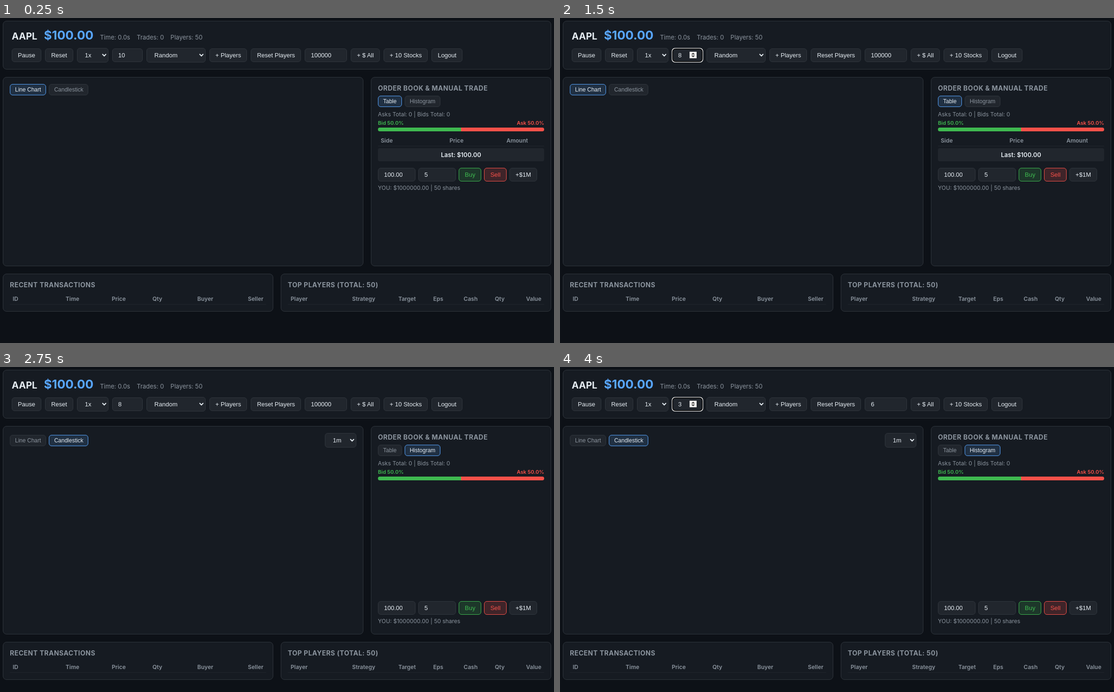
Above: before the commit, frames 1-4 (two rows, left to right).
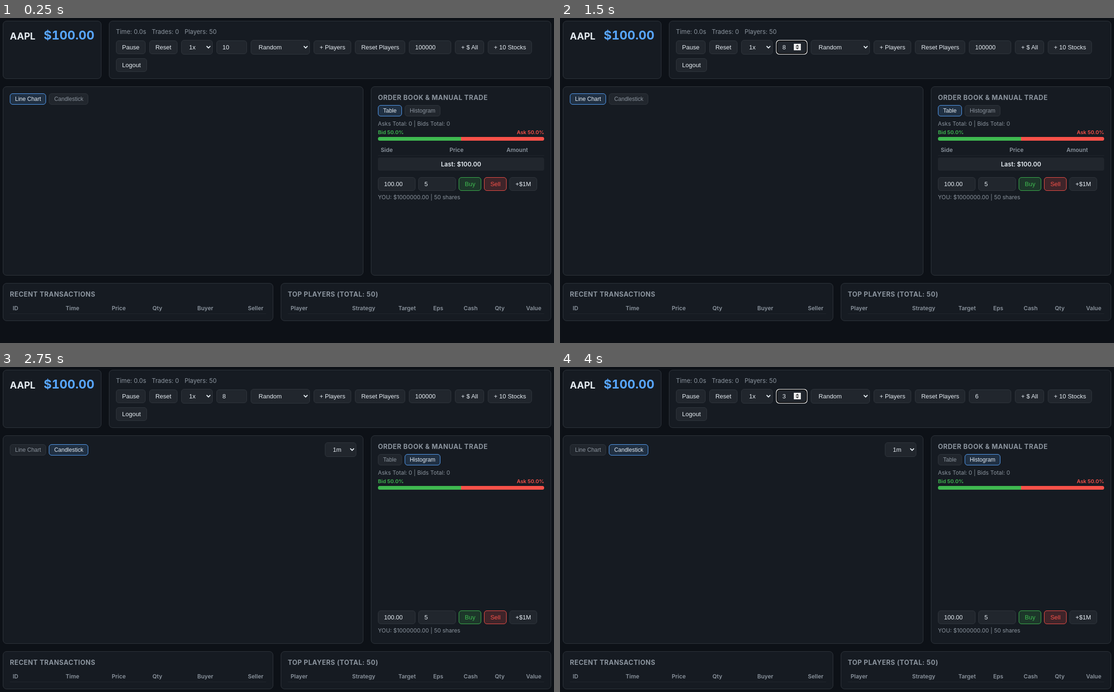
Above: after the commit, the same moments.

Repository: liyuan1234/stock-market-game
Game: browser game, page index.html
The game is run twice, just before and just after one commit, with the same random seed, the same clock (stepped at 60 frames per second) and the same inputs.
Inputs (mouse positions are in pixels of both pictures, inside the frame that each line leads up to; where the layout moved, square brackets give the same spot in the first picture):
- Up to frame 1 (0.25 s): no input
- Up to frame 2 (1.5 s): click (742, 193) [742, 183] at 0.27 s; click (742, 209) [742, 200] at 1.07 s; click (792, 47) [687, 57] at 1.27 s; type "8" at 1.27 s; tap Enter at 1.3 s
- Up to frame 3 (2.75 s): click (116, 526) [116, 519] at 1.67 s; click "Candlestick" at 1.87 s; click "+ 10 Stocks" at 2.02 s; click (254, 523) [254, 513] at 2.27 s; click "Histogram" at 2.47 s
- Up to frame 4 (4 s): click (792, 575) [792, 565] at 2.87 s; click (992, 396) [886, 406] at 3.07 s; type "6" at 3.07 s; tap Enter at 3.1, 3.7 s; click (654, 584) [654, 575] at 3.47 s; click (792, 396) [687, 406] at 3.67 s; type "3" at 3.67 s

The runs differ from the first frame. In frame 1, 6.5% of the frame differs, in the area x 0-100%, y 0-94%; in frame 2, 6.7%; in frame 3, 6.5%; in frame 4, 6.6%.
Error in both runs: TypeError: Failed to fetch

Commit message:
Split bot/player config, fixed-width ticker card, login step fix, and bot replacement at cap

Diff:
--- a/config.json
+++ b/config.json
@@ -4,7 +4,7 @@
         "initial_price": 100.0,
         "number_of_stock": 1000
     },
-    "player": {
+    "bot": {
         "initial_cash": 1000000.0,
         "initial_shares": 50,
         "price_spread": 2.0,
@@ -12,6 +12,12 @@
         "max_order_qty": 10,
         "target_price_range": 5.0,
         "allow_short_selling": true
+    },
+    "player": {
+        "initial_cash": 1000000.0,
+        "initial_shares": 0,
+        "allow_short_selling": true,
+        "allow_adding_bots": true
     },
     "simulation": {
         "initial_players": 50,
--- a/index.html
+++ b/index.html
@@ -12,12 +12,14 @@
     }
     * { box-sizing: border-box; margin: 0; padding: 0; }
     body { font-family: -apple-system, BlinkMacSystemFont, "Segoe UI", sans-serif; background: var(--bg); color: var(--text); padding: 16px; }
-    header { display: flex; flex-wrap: wrap; justify-content: space-between; align-items: center; gap: 12px; background: var(--card); border: 1px solid var(--border); border-radius: 8px; padding: 14px 18px; margin-bottom: 16px; }
-    .ticker { display: flex; align-items: baseline; gap: 14px; }
-    .ticker h1 { font-size: 20px; }
-    .price { font-size: 26px; font-weight: 700; color: var(--blue); }
+    .top-row { display: flex; gap: 16px; align-items: stretch; margin-bottom: 16px; flex-wrap: wrap; }
+    .ticker-card { width: 210px; flex-shrink: 0; display: flex; align-items: baseline; justify-content: space-between; gap: 12px; padding: 12px 18px; white-space: nowrap; }
+    .ticker-card h1 { font-size: 20px; }
+    .price { font-size: 26px; font-weight: 700; color: var(--blue); font-variant-numeric: tabular-nums; }
+    .controls-card { flex: 1; display: flex; flex-wrap: wrap; justify-content: space-between; align-items: center; gap: 10px; padding: 12px 16px; }
+    .stats { display: flex; align-items: center; gap: 12px; }
     .meta { color: var(--muted); font-size: 13px; }
-    .controls { display: flex; gap: 8px; align-items: center; }
+    .controls { display: flex; flex-wrap: wrap; gap: 8px; align-items: center; }
     button, select, input { background: #21262d; color: var(--text); border: 1px solid var(--border); border-radius: 6px; padding: 6px 12px; font-size: 13px; cursor: pointer; }
     button:hover { border-color: var(--blue); }
     .btn-buy { background: rgba(63,185,80,0.18); border-color: var(--green); color: var(--green); }
@@ -52,37 +54,41 @@
   </style>
 </head>
 <body>
-  <header>
-    <div class="ticker">
+  <div class="top-row">
+    <div class="card ticker-card">
       <h1 id="symbol">AAPL</h1>
       <span class="price" id="price">$100.00</span>
-      <span class="meta" id="sim-time">Time: 0.0s</span>
-      <span class="meta" id="tx-count">Trades: 0</span>
-      <span class="meta" id="player-count">Players: 50</span>
     </div>
-    <div class="controls">
-      <button id="toggle-btn" onclick="toggleRun()">Pause</button>
-      <button onclick="postAction('/api/reset')">Reset</button>
-      <select id="speed-sel" onchange="setSpeed(this.value)">
-        <option value="1">1x</option>
-        <option value="2">2x</option>
-        <option value="5">5x</option>
-        <option value="10">10x</option>
-      </select>
-      <input type="number" id="add-n" min="1" max="500" value="10" style="width:65px;cursor:text;" />
-      <select id="add-bias">
-        <option value="random" selected>Random</option>
-        <option value="bull">Buyers (Bull)</option>
-        <option value="bear">Sellers (Bear)</option>
-      </select>
-      <button onclick="addPlayers()">+ Players</button>
-      <button onclick="resetPlayers()">Reset Players</button>
-      <input type="number" id="inject-amt" min="1" step="1000" value="100000" style="width:90px;cursor:text;" />
-      <button onclick="injectCash()">+ $ All</button>
-      <button onclick="injectStock()">+ 10 Stocks</button>
-      <button onclick="logout()">Logout</button>
+    <div class="card controls-card">
+      <div class="stats">
+        <span class="meta" id="sim-time">Time: 0.0s</span>
+        <span class="meta" id="tx-count">Trades: 0</span>
+        <span class="meta" id="player-count">Players: 50</span>
+      </div>
+      <div class="controls">
+        <button id="toggle-btn" onclick="toggleRun()">Pause</button>
+        <button onclick="postAction('/api/reset')">Reset</button>
+        <select id="speed-sel" onchange="setSpeed(this.value)">
+          <option value="1">1x</option>
+          <option value="2">2x</option>
+          <option value="5">5x</option>
+          <option value="10">10x</option>
+        </select>
+        <input type="number" id="add-n" min="1" max="500" value="10" style="width:65px;cursor:text;" />
+        <select id="add-bias">
+          <option value="random" selected>Random</option>
+          <option value="bull">Buyers (Bull)</option>
+          <option value="bear">Sellers (Bear)</option>
+        </select>
+        <button onclick="addPlayers()">+ Players</button>
+        <button onclick="resetPlayers()">Reset Players</button>
+        <input type="number" id="inject-amt" min="1" step="1000" value="100000" style="width:90px;cursor:text;" />
+        <button onclick="injectCash()">+ $ All</button>
+        <button onclick="injectStock()">+ 10 Stocks</button>
+        <button onclick="logout()">Logout</button>
+      </div>
     </div>
-  </header>
+  </div>
 
   <div class="grid">
     <div class="card">
--- a/login.html
+++ b/login.html
@@ -45,7 +45,7 @@
       <label for="username">Username</label>
       <input type="text" id="username" placeholder="Enter username" required autofocus />
       <label for="initial-amount">Initial Amount ($)</label>
-      <input type="number" id="initial-amount" min="1" step="1000" value="1000000" required />
+      <input type="number" id="initial-amount" min="1" step="any" value="1000000" placeholder="1000000" />
       <button type="submit">Enter</button>
     </form>
     <div class="err" id="err-msg"></div>
@@ -54,7 +54,7 @@
     document.getElementById('login-form').addEventListener('submit', async (e) => {
       e.preventDefault();
       const username = document.getElementById('username').value.trim();
-      const initial_amount = Number(document.getElementById('initial-amount').value);
+      const initial_amount = Number(document.getElementById('initial-amount').value || 1000000);
       const errEl = document.getElementById('err-msg');
       errEl.textContent = '';
 
